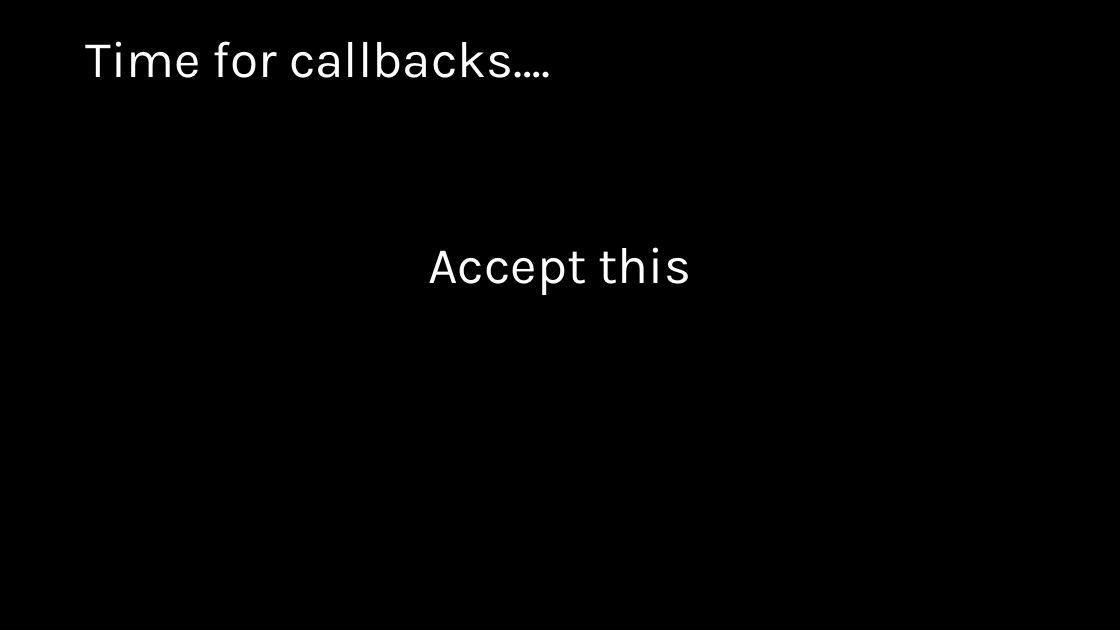
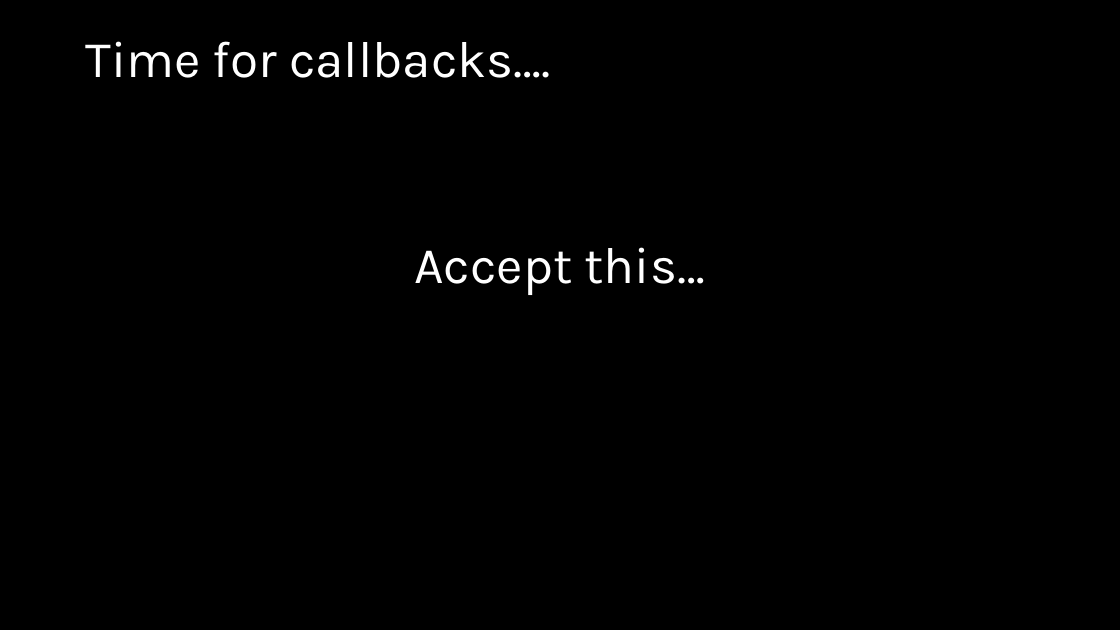
Before and after one commit to wmmihaa/Introduction-to-Node.js, a slide deck: slide 25 of slides/Introduction to Node.js.pptx. Drawn at 1120x630 pixels with LibreOffice and Linux fonts; fonts in the diff are those of the drawing. Boxes give left, top, right and bottom in pixels: in the first picture for what was removed or moved away, otherwise in the second. Text is boxed around its words. In the diff, an @@ line names an element or a change of style, - is before the commit and + after.

```diff
--- a/slides/Introduction to Node.js.pptx
+++ b/slides/Introduction to Node.js.pptx
@@ text at (414,247,705,295): text changed @@
-Accept this
+Accept this…
```
Also in this commit, not shown: 6 other slides changed, 7 slides added, 1 other file.
